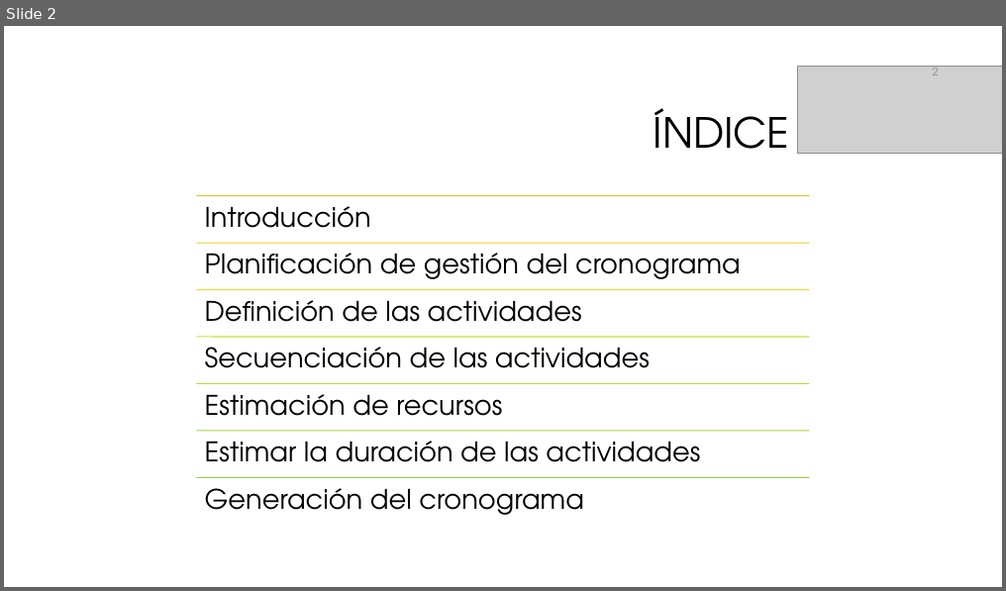
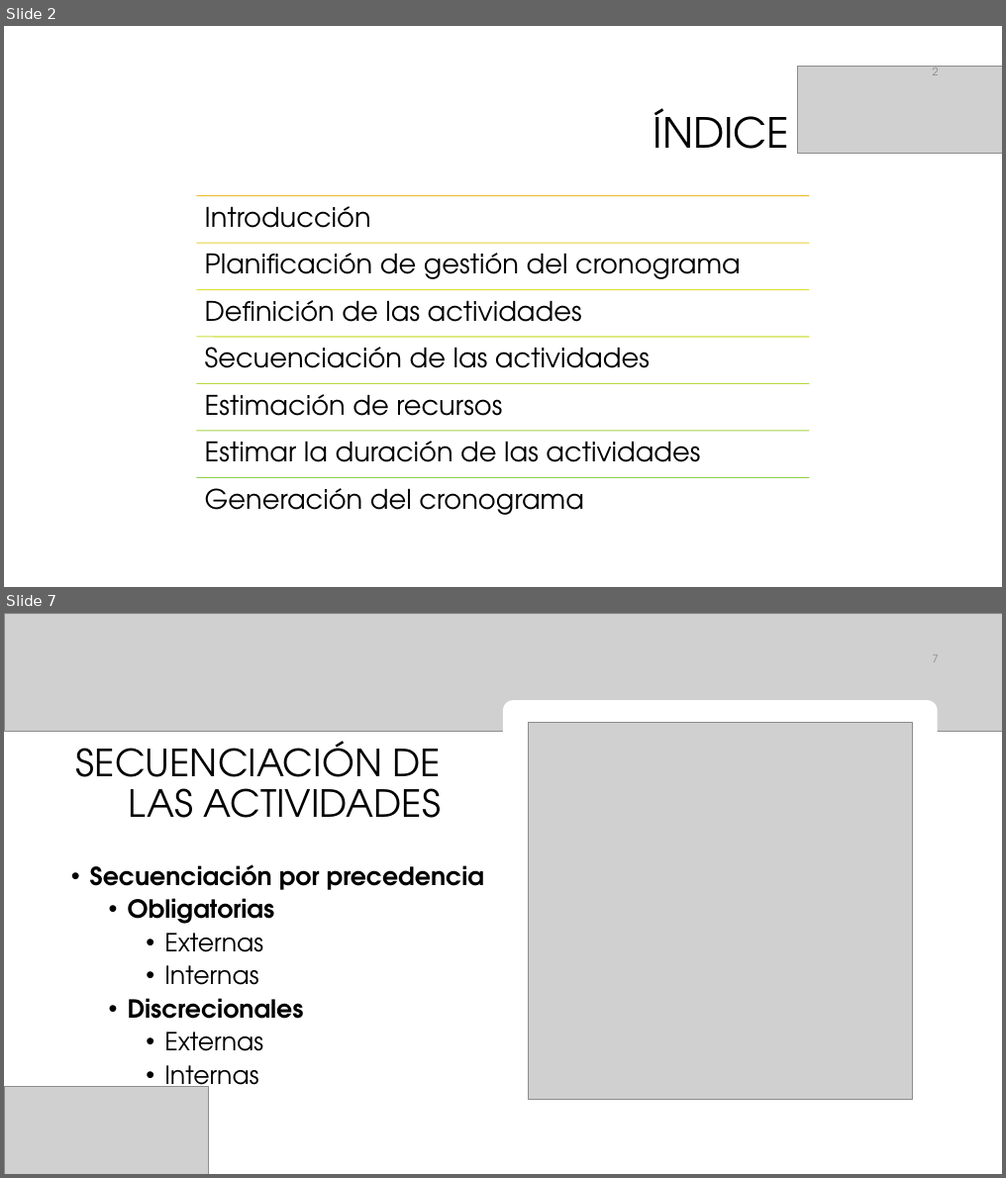
Before and after one commit to galledohm/Gestion_Proyectos, a slide deck: Documentos_generados/2.Gestion del tiempo/Presentación2.pptx. Shown one above the other, each under a label of ours: slide 2 before the commit, slides 2 and 7 after it; the slides between them are not shown. The pictures are 1006x591 and 1006x1178 pixels, drawn with LibreOffice and Linux fonts; fonts in the diff are those of the drawing; grey boxes stand for pictures; background and template pictures are left out. Boxes give left, top, right and bottom in pixels: in the first picture for what was removed or moved away, otherwise in the second. Text is boxed around its words. In the diff, an @@ line names an element or a change of style, - is before the commit and + after.

```diff
--- a/Documentos_generados/2.Gestion del tiempo/Presentación2.pptx
+++ b/Documentos_generados/2.Gestion del tiempo/Presentación2.pptx
@@ slide 7 added at (x1=4, y1=613, x2=1002, y2=1174), background #FFFFFF @@
@@ rectangle added at (x1=4, y1=613, x2=1002, y2=1174), fill #FFFFFF @@
@@ picture added at (x1=4, y1=613, x2=1002, y2=731) @@
@@ page number added at (x1=933, y1=655, x2=939, y2=663), 10.5 pt, text #8C8C8C @@
+7
@@ rounded rectangle added at (x1=503, y1=700, x2=938, y2=1122), fill #FFFFFF @@
@@ picture added at (x1=529, y1=722, x2=912, y2=1100) @@
@@ title added at (x1=76, y1=741, x2=441, y2=818), 36 pt, text #000000 @@
+SECUENCIACIÓN DE LAS ACTIVIDADES
@@ text added at (x1=90, y1=864, x2=484, y2=1096), 24 pt, text #000000, bold @@
+• Secuenciación por precedencia
+  • Obligatorias
+    • Externas
+    • Internas
+  • Discrecionales
+    • Externas
+    • Internas
@@ picture added at (x1=4, y1=1087, x2=209, y2=1174) @@
```
Also in this commit, not shown: 7 other slides added, 1 slide removed.
